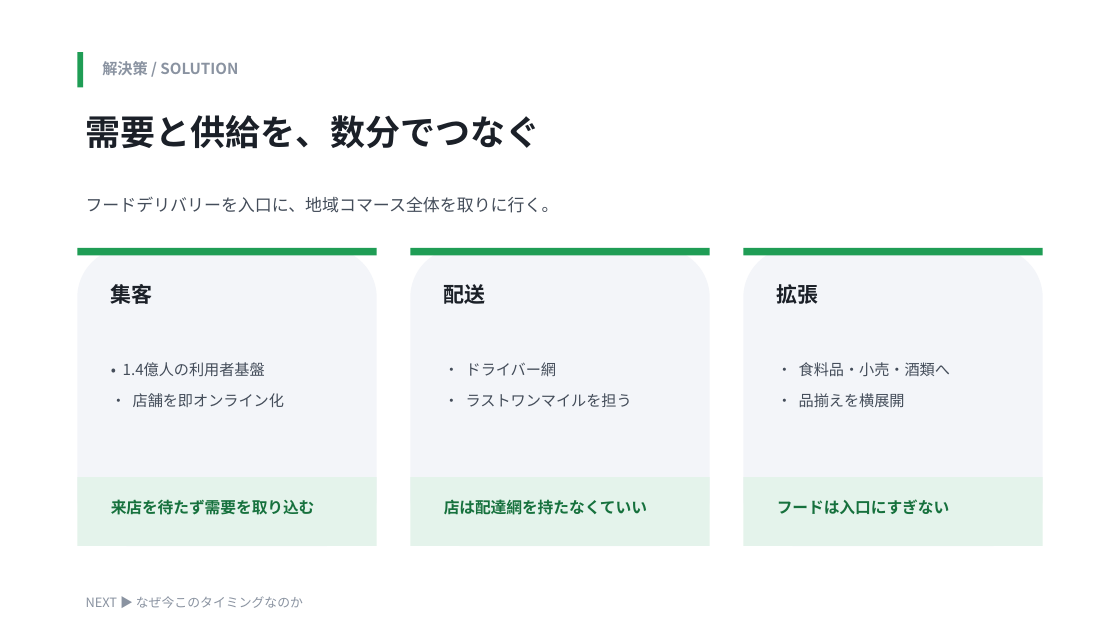
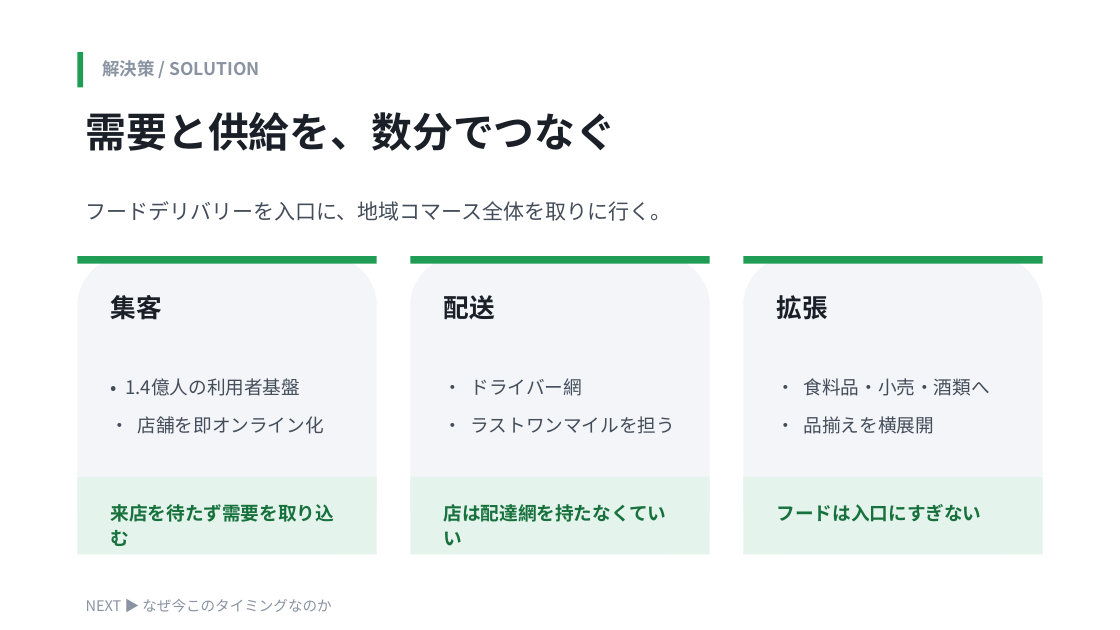
Before and after one commit to Kokidesu/Koki, a slide deck: slide 3 of projects/presentation-god/out/ubereats_modern_ja.pptx. Drawn at 1120x630 pixels with LibreOffice and Linux fonts; fonts in the diff are those of the drawing. Boxes give left, top, right and bottom in pixels: in the first picture for what was removed or moved away, otherwise in the second. Text is boxed around its words. In the diff, an @@ line names an element or a change of style, - is before the commit and + after.

```diff
--- a/projects/presentation-god/out/ubereats_modern_ja.pptx
+++ b/projects/presentation-god/out/ubereats_modern_ja.pptx
@@ text "解決策 / SOLUTION" at (102, 60, 260, 77): size 13 to 15 pt @@
@@ text "需要と供給を、数分でつなぐ" at (86, 112, 617, 151): size 30 to 35 pt; line spacing 1.1 to 1.08 @@
@@ text "フードデリバリーを入口に、地域コマース全体を取りに行く。" at (86, 201, 672, 221): size 14.5 to 18 pt; line spacing 1.35 to 1.3 @@
@@ 3 texts, 3 rounded rectangles, 3 rectangles: place and size @@
-3 texts, 3 rounded rectangles, 3 rectangles at (77, 248, 1043, 546)
+3 texts, 3 rounded rectangles, 3 rectangles at (77, 256, 1043, 555)
@@ size 18 to 22 pt in 3 elements at (444, 295, 495, 319), (111, 295, 162, 320), (777, 295, 828, 319) @@
@@ 3 texts: place and size @@
-3 texts at (123, 362, 950, 407)
+3 texts at (125, 378, 990, 434)
@@ size 13 to 16 pt; more space between paragraphs in 3 elements at (125, 378, 324, 434), (471, 378, 675, 434), (804, 378, 990, 434) @@
@@ rectangle: place and size @@
-rectangle at (77, 477, 376, 546)
+rectangle at (77, 477, 376, 555)
@@ rectangle: place and size @@
-rectangle at (410, 477, 709, 546)
+rectangle at (410, 477, 709, 555)
@@ rectangle: place and size @@
-rectangle at (744, 477, 1043, 546)
+rectangle at (744, 477, 1043, 555)
@@ size 13.5 to 16 pt in 3 elements at (111, 504, 334, 546), (444, 504, 667, 546), (777, 504, 982, 522) @@
@@ text "NEXT ▶ なぜ今このタイミングなのか" at (86, 599, 331, 612): size 11 to 12.5 pt @@
```
Also in this commit, not shown: 6 other slides changed, 21 other files.
